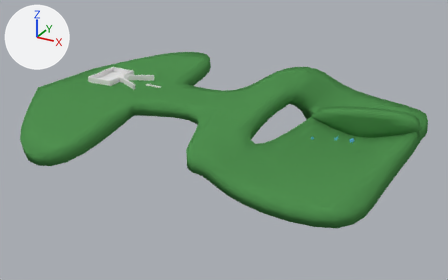
One commit to the Blender file art/animals.blend: the scene before it, then after it.
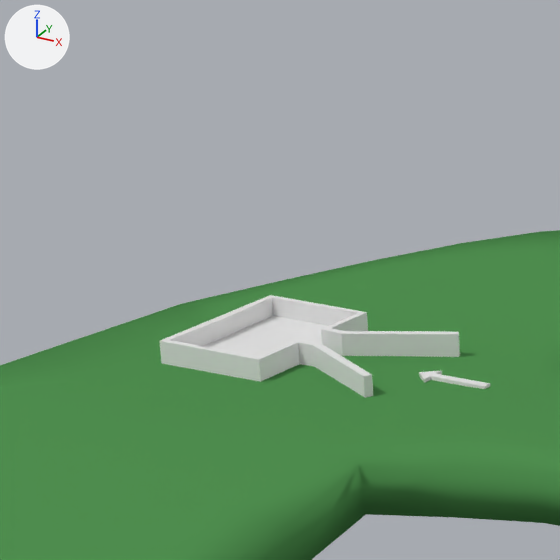
The first picture shows the older version from a 50 mm camera at (53.0, -166.6, 75.5) aimed at (-37.3, -2.3, -6.7). The close-ups show both versions on the part from 12% to 39% of the width and 1% to 45% of the height of that picture. Arrows for +X, +Y and +Z are at upper left; the lights stay in place.

The scene before the commit, as lines of its bpy script (objects in view):
```python
ob_collectable_bunny = bpy.data.objects.new('Collectable.Bunny', me_cube_001)
ob_collectable_bunny.location = (-6.06, -4.08, 1.3)
ob_collectable_bunny.scale = (0.377, 0.377, 0.377)
ob_goal = bpy.data.objects.new('Goal', me_cube)
ob_goal.location = (-76.22, 4.01, 5.61)
ob_partyzone = bpy.data.objects.new('PartyZone', me_cube_004)
ob_partyzone.parent = ob_goal
ob_partyzone.location = (-87.51, 3.924, 5.094)
ob_partyzone.scale = (4.49, 6.67, 1.0)
ob_puppymesh = bpy.data.objects.new('PuppyMesh', me_cube_003)
ob_puppymesh.location = (4.37, 1.16, 0.57)
ob_puppymesh.scale = (0.448, 0.448, 0.448)
# me_cube
# before: 0 (-5.0, 2.1, -1.0), 3 (3.1, 6.4, -1.0), 5 (-6.5, 2.1, -1.0), 6 (-6.5, 2.1, 1.0), 10 (-6.5, 7.1, 1.0)
# before: 13 (-16.4, 0.0, 1.0), 14 (-16.4, 7.1, 1.0)
# also in view: 'Level' at (-41.8, -1.5, -0.1)
```
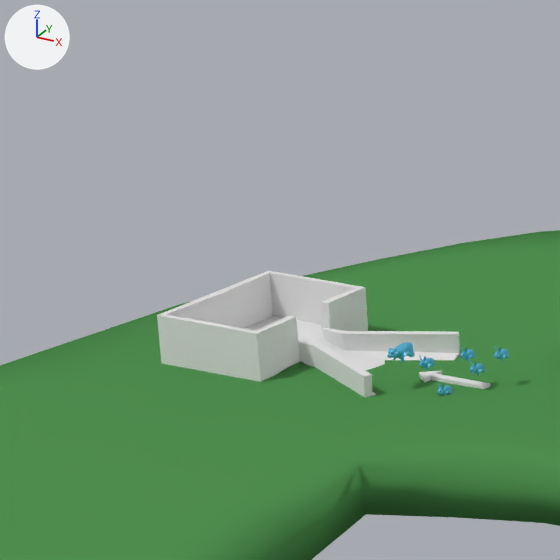
Pixel boxes [x1, y1, x2, y2] of what changed, in the close-ups (560 x 560 px):
'Goal', reshaped (23% taller)
    before: [160, 295, 490, 398]
    after: [157, 271, 490, 398]
'PuppyMesh', moved (not visible before)
    after: [387, 342, 415, 363]
'Collectable.Bunny.002', added
    after: [419, 355, 434, 370]
    faces in mat_fur (cyan #47bde7): [419, 355, 434, 370]
'Collectable.Bunny.003', added
    after: [494, 346, 509, 361]
    faces in mat_fur (cyan #47bde7): [494, 346, 509, 361]
'Collectable.Bunny.001', added
    after: [460, 347, 475, 362]
    faces in mat_fur (cyan #47bde7): [460, 347, 475, 362]
'Collectable.Bunny.005', added
    after: [470, 361, 485, 376]
    faces in mat_fur (cyan #47bde7): [470, 361, 485, 376]
'Collectable.Bunny.004', added
    after: [437, 383, 453, 395]
part 1 of me_cube, built on
    before: [258, 312, 368, 382]
    after: [157, 271, 460, 396]
'PartyZone', unchanged, covered by the edit
    before: [203, 316, 327, 357]
    after: [244, 316, 325, 366]

The change, as a diff of the scene's bpy script:
```diff
--- a/art/animals.blend.py
+++ b/art/animals.blend.py
@@ me_cube @@
 me_cube.from_pydata(...)  # 17 vertices, 6 faces; spans x -16.4..10.1, y 0.0..7.1, z -1.0..1.0
 # verts and faces of me_cube; kept vertices keep their numbers, new ones are numbered from 17
+# me_cube part 1
+verts[5] = (-6.5, 2.1, -0.5)  # moved
+for new, old in zip([*range(17, 21)], [6, 10, 13, 14]): verts[new] = verts[old] + (0.0, 0.0, 2.1)
+verts[21] = (-5.0, 0.0, -1.0)
+verts[22] = (-6.5, 0.0, -0.5)
+verts[23] = (4.0, 2.7, -2.1)
+verts[24] = (4.0, 0.0, -2.1)
+verts[25] = (-11.3, 1.4, -2.5)
+verts[26] = (-11.3, 0.0, -2.5)
+faces += [(0, 21, 22, 5), (0, 23, 24, 21), (0, 3, 23), (5, 22, 26, 25), (10, 14, 20, 18), (13, 19, 20, 14)]
+faces += [(6, 10, 18, 17)]
@@ ob_puppymesh @@
 ob_puppymesh = bpy.data.objects.new('PuppyMesh', me_cube_003)
-ob_puppymesh.location = (4.37, 1.16, 0.57)
+ob_puppymesh.location = (-72.13, 1.15, 7.73)
 ob_puppymesh.scale = (0.448, 0.448, 0.448)
@@ ob_collectable_bunny_005 @@
+ob_collectable_bunny_005 = bpy.data.objects.new('Collectable.Bunny.005', me_cube_001.copy())  # the mesh of ob_collectable_bunny; modifiers MIRROR, SUBSURF
+ob_collectable_bunny_005.location = (-66.59, 3.75, 6.52)
+ob_collectable_bunny_005.scale = (0.377, 0.377, 0.377)
@@ ob_collectable_bunny_004 @@
+ob_collectable_bunny_004 = bpy.data.objects.new('Collectable.Bunny.004', me_cube_001.copy())  # the mesh of ob_collectable_bunny; modifiers MIRROR, SUBSURF
+ob_collectable_bunny_004.location = (-68.1, 1.47, 5.16)
+ob_collectable_bunny_004.scale = (0.377, 0.377, 0.377)
@@ ob_collectable_bunny_003 @@
+ob_collectable_bunny_003 = bpy.data.objects.new('Collectable.Bunny.003', me_cube_001.copy())  # the mesh of ob_collectable_bunny; modifiers MIRROR, SUBSURF
+ob_collectable_bunny_003.location = (-65.41, 5.4, 7.41)
+ob_collectable_bunny_003.scale = (0.377, 0.377, 0.377)
@@ ob_collectable_bunny_002 @@
+ob_collectable_bunny_002 = bpy.data.objects.new('Collectable.Bunny.002', me_cube_001.copy())  # the mesh of ob_collectable_bunny; modifiers MIRROR, SUBSURF
+ob_collectable_bunny_002.location = (-69.71, 1.49, 7.13)
+ob_collectable_bunny_002.scale = (0.377, 0.377, 0.377)
@@ ob_collectable_bunny_001 @@
+ob_collectable_bunny_001 = bpy.data.objects.new('Collectable.Bunny.001', me_cube_001.copy())  # the mesh of ob_collectable_bunny; modifiers MIRROR, SUBSURF
+ob_collectable_bunny_001.location = (-67.42, 3.75, 7.53)
+ob_collectable_bunny_001.scale = (0.377, 0.377, 0.377)
```
